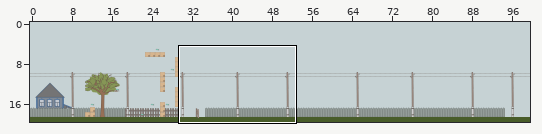
An edit to a level. Tiled map, maps/map.tmx. Above, an overview of the earlier version with the close-up marked.
Close-up. Old version:
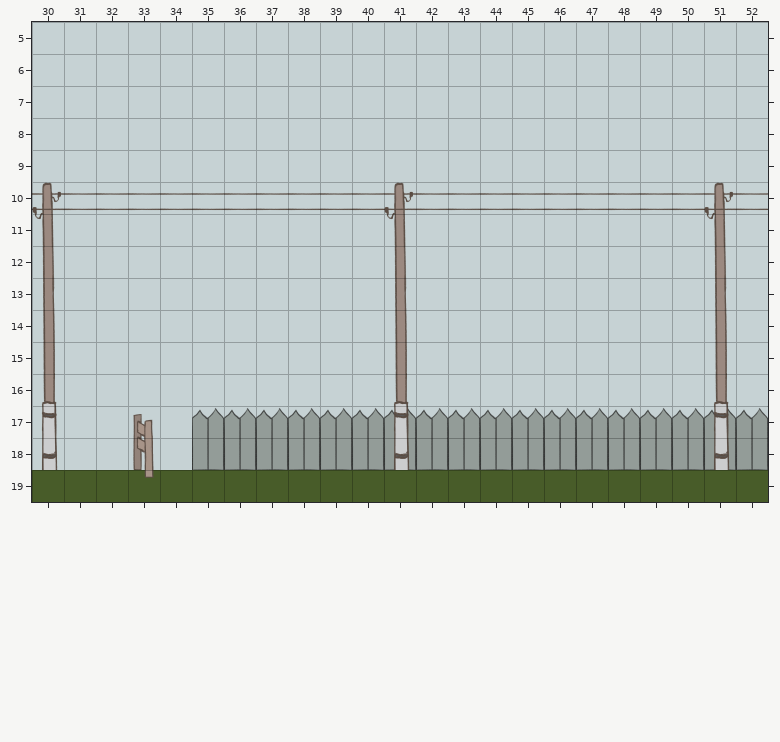
Cells are 200x200 px. Shown: x 30..52, y 5..19. Tiles whose own drawing changed are shown in their newer look in all pictures.
After the commit:
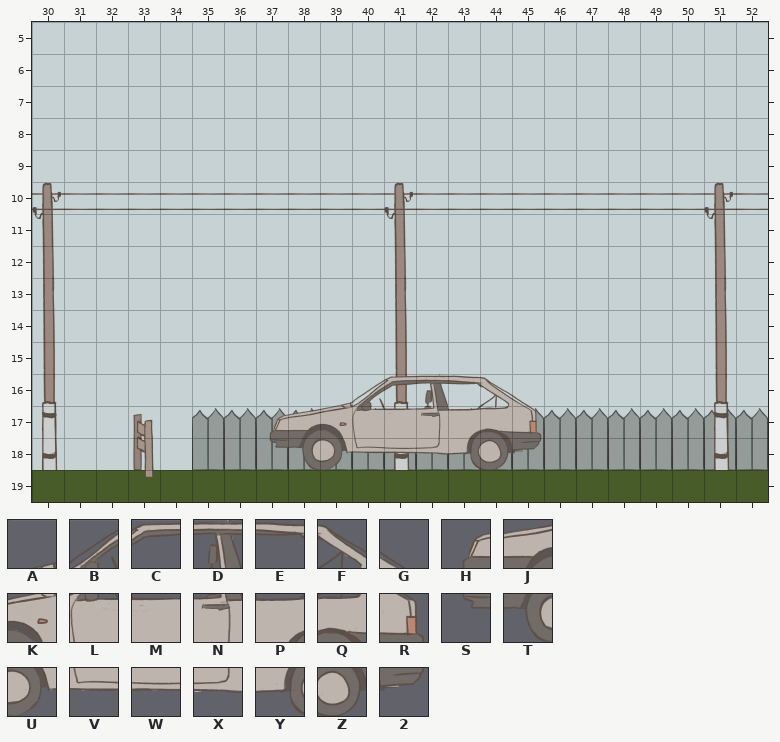
Key: from "tileset": A 134, B 135, C 136, D 137, E 138, F 139, G 140, H 143, J 144, K 145, L 146, M 147, N 148, P 149, Q 150, R 151, S 154, T 155, U 156, V 157, W 158, X 159, Y 160, Z 161, 2 162.
_ is an empty cell.
Tiles of an added or newly shown layer are drawn over the layers below it.
Author's note on the commit: добавила машину
Diff:
{"where": "layer \"car\" (added)"}
{"y":16,"x":39,"old":"_______","new":"ABCDEFG"}
{"y":17,"x":37,"old":"_________","new":"HJKLMNPQR"}
{"y":18,"x":37,"old":"_________","new":"STUVWXYZ2"}
{"label":"added","picture_box":[269,374,542,470]}
